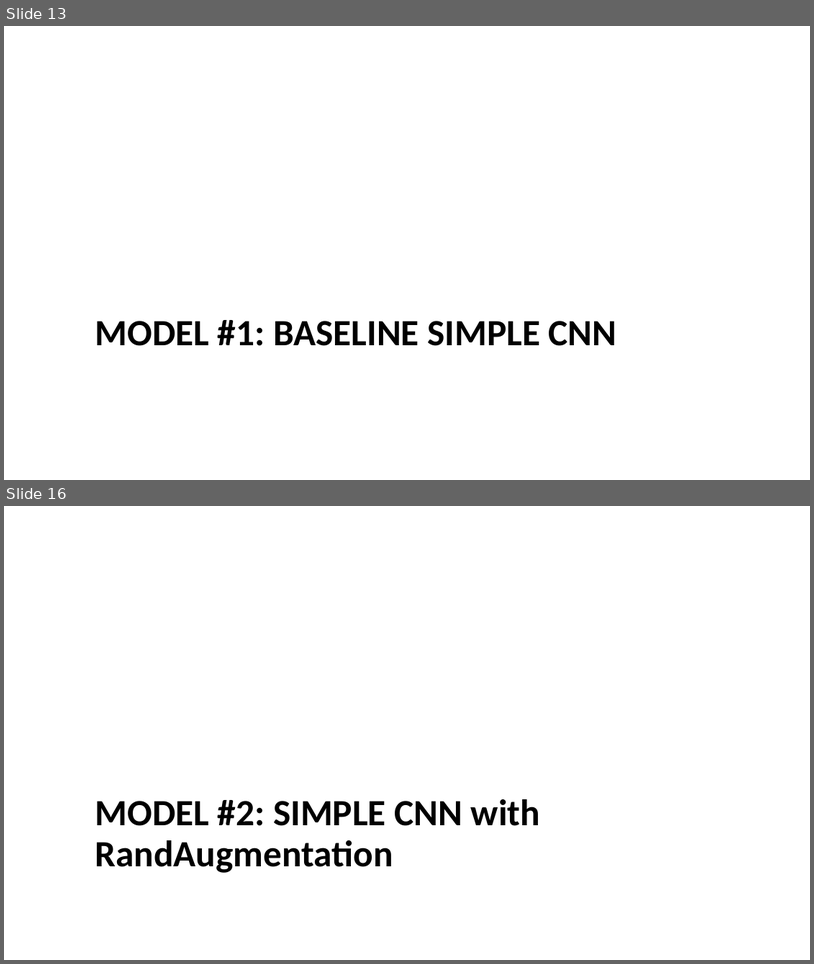
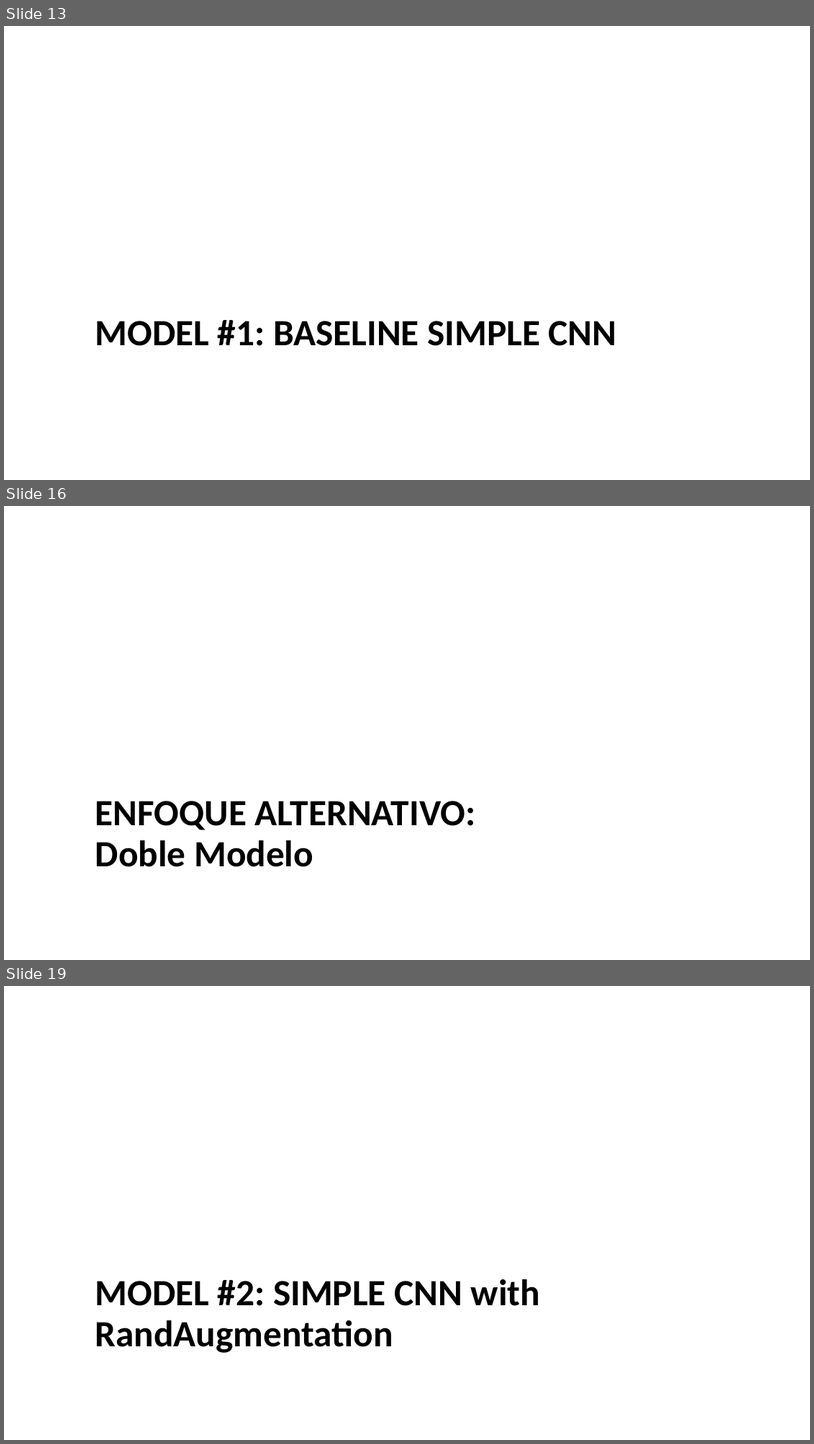
Before and after one commit to bdesia/vc2_tpfinal, a slide deck: Plant Disease Classification_V1.pptx. Shown one above the other, each under a label of ours: slides 13 and 16 before the commit, slides 13, 16 and 19 after it; the slides between them are not shown. The pictures are 814x964 and 814x1444 pixels, drawn with LibreOffice and Linux fonts; fonts in the diff are those of the drawing; background and template pictures are left out. Boxes give left, top, right and bottom in pixels: in the first picture for what was removed or moved away, otherwise in the second. Text is boxed around its words. In the diff, an @@ line names an element or a change of style, - is before the commit and + after.

```diff
--- a/Plant Disease Classification_V1.pptx
+++ b/Plant Disease Classification_V1.pptx
@@ slide 16 added at (4,506,810,960), background picture (left out) @@
@@ text added at (95,800,476,867), 44 pt, text #000000, bold @@
+ENFOQUE ALTERNATIVO:
+Doble Modelo
@@ what was slide 16 is now slide 19 @@
```
Also in this commit, not shown: 3 slides changed, 2 other slides added.
